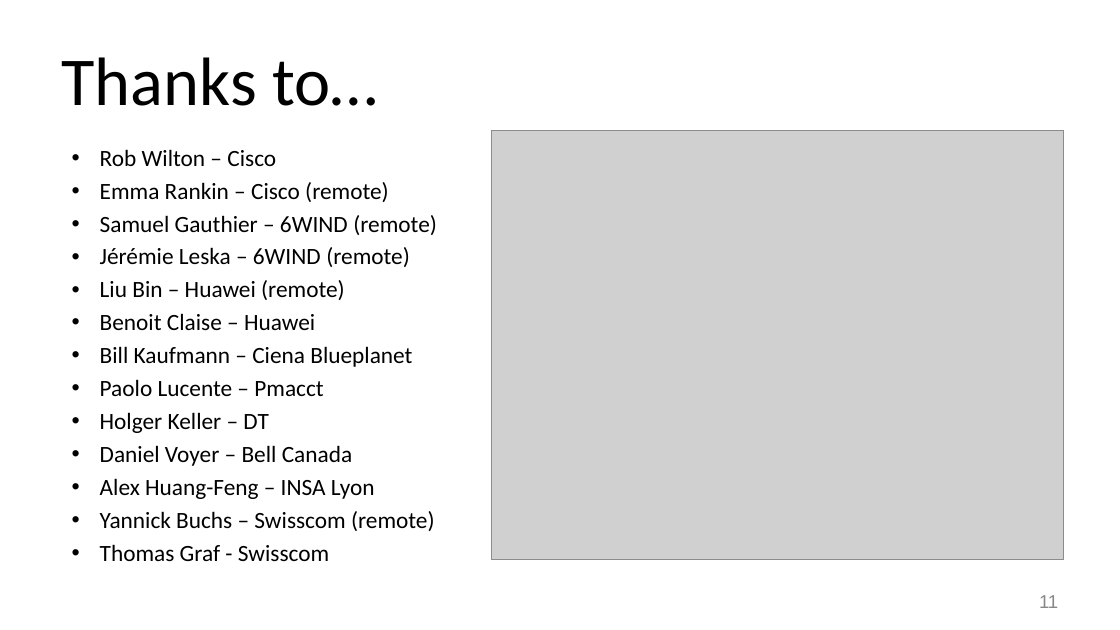
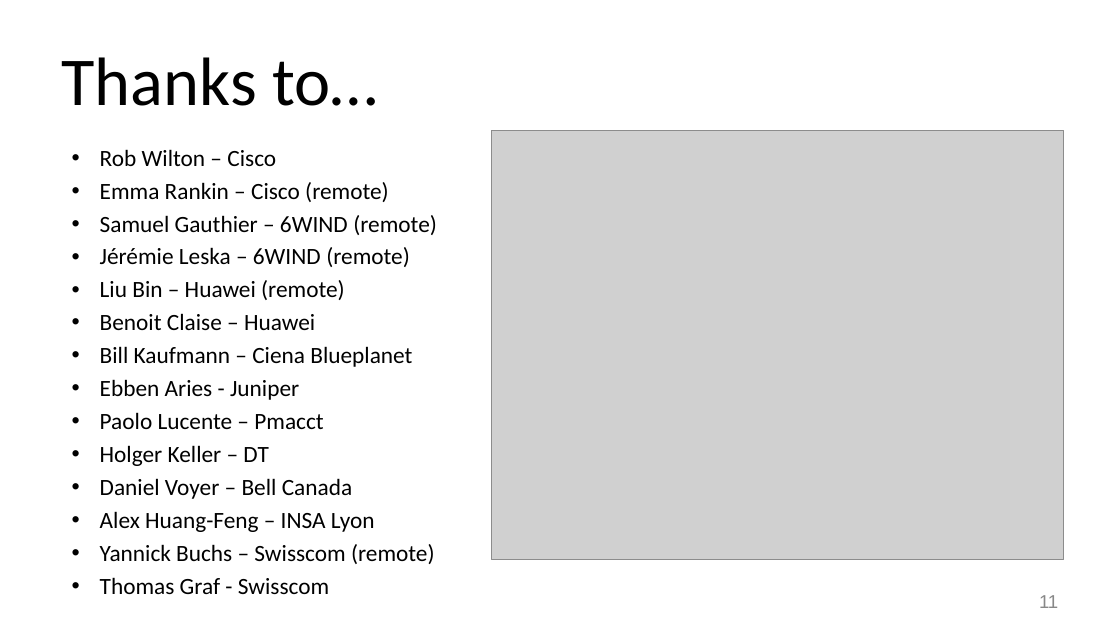
Before and after one commit to network-analytics/ietf-network-analytics-document-status, a slide deck: slide 11 of 120/Hackathon/ietf-120-hackathon-validate-yang-push-publisher.pptx. Drawn at 1120x630 pixels with LibreOffice and Linux fonts; fonts in the diff are those of the drawing; grey boxes stand for pictures. Boxes give left, top, right and bottom in pixels: in the first picture for what was removed or moved away, otherwise in the second. Text is boxed around its words. In the diff, an @@ line names an element or a change of style, - is before the commit and + after.

Commit message:
added Ebben Aries

```diff
--- a/120/Hackathon/ietf-120-hackathon-validate-yang-push-publisher.pptx
+++ b/120/Hackathon/ietf-120-hackathon-validate-yang-push-publisher.pptx
@@ text at box(100, 379, 299, 400): paragraph added @@
+• Ebben Aries - Juniper
```
Also in this commit, not shown: 1 other file.
